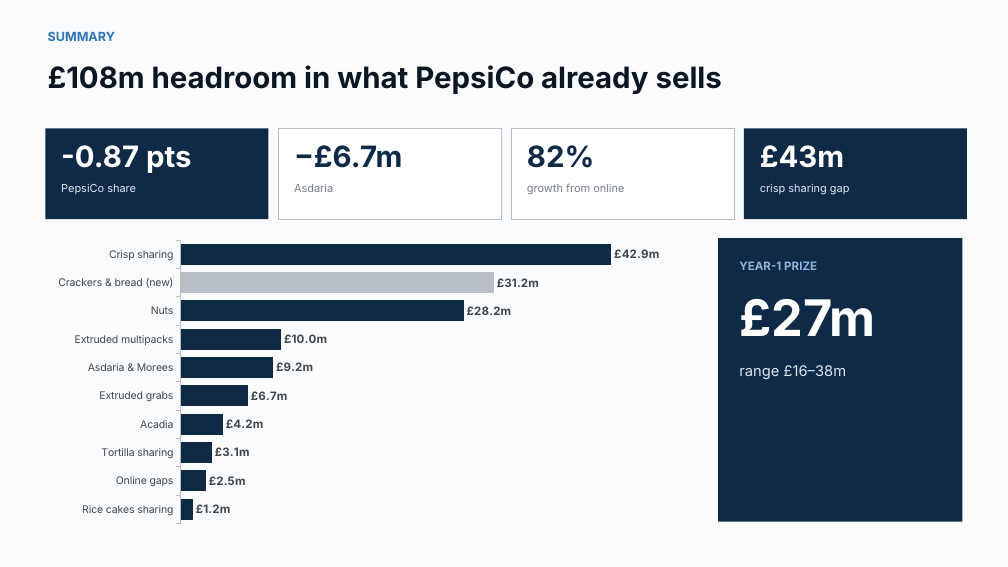
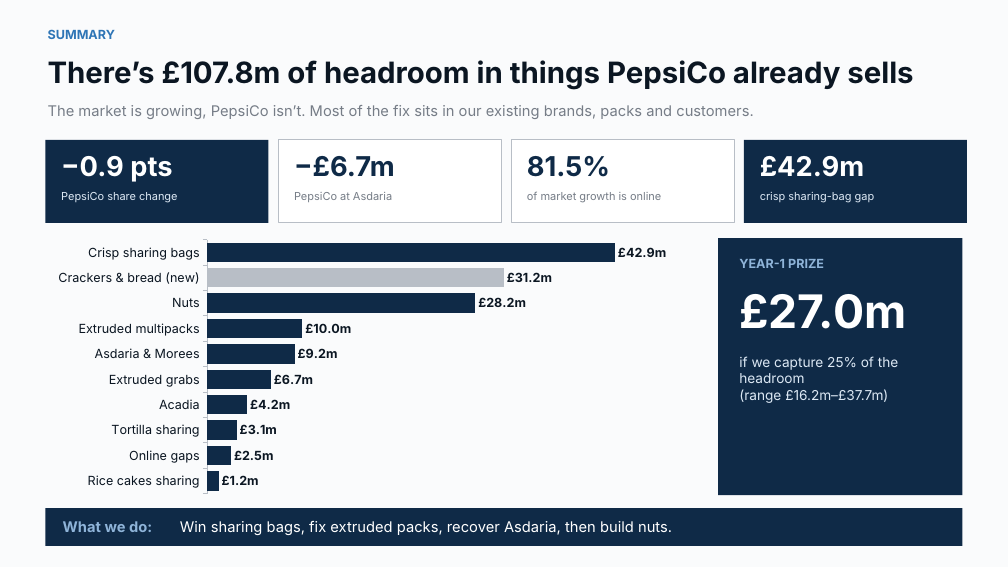
Before and after one commit to harshjunekumar/test-sample, a slide deck: slide 2 of pepsico_savoury_case/UK_Savoury_Growth_Story.pptx. Drawn at 1008x567 pixels with LibreOffice and Linux fonts; fonts in the diff are those of the drawing. Boxes give left, top, right and bottom in pixels: in the first picture for what was removed or moved away, otherwise in the second. Text is boxed around its words. In the diff, an @@ line names an element or a change of style, - is before the commit and + after.

```diff
--- a/pepsico_savoury_case/UK_Savoury_Growth_Story.pptx
+++ b/pepsico_savoury_case/UK_Savoury_Growth_Story.pptx
@@ text at bbox=[48, 60, 913, 90]: text changed @@
-£108m headroom in what PepsiCo already sells
+There’s £107.8m of headroom in things PepsiCo already sells
@@ text added at bbox=[48, 105, 753, 119], 14 pt, text #767D87 @@
+The market is growing, PepsiCo isn’t. Most of the fix sits in our existing brands, packs and customers.
@@ rectangle: place and size @@
-rectangle at bbox=[45, 129, 268, 219]
+rectangle at bbox=[45, 140, 268, 223]
@@ rectangle: place and size @@
-rectangle at bbox=[278, 129, 501, 219]
+rectangle at bbox=[278, 140, 501, 223]
@@ text "−£6.7m": place and size @@
-text "−£6.7m" at bbox=[294, 145, 402, 168]
+text "−£6.7m" at bbox=[294, 156, 395, 177]
@@ text "−£6.7m" at bbox=[294, 156, 395, 177]: size 28 to 26 pt @@
@@ rectangle: place and size @@
-rectangle at bbox=[511, 129, 734, 219]
+rectangle at bbox=[511, 140, 734, 223]
@@ text removed at bbox=[527, 145, 594, 168] @@
-82%
@@ rectangle: place and size @@
-rectangle at bbox=[744, 129, 967, 219]
+rectangle at bbox=[744, 140, 967, 223]
@@ text removed at bbox=[760, 145, 844, 168] @@
-£43m
@@ text at bbox=[61, 156, 172, 182]: text changed; size 28 to 26 pt @@
--0.87 pts
+−0.9 pts
@@ text added at bbox=[527, 156, 610, 177], 26 pt, text #0F2A47, bold @@
+81.5%
@@ text added at bbox=[760, 156, 864, 177], 26 pt, text #FFFFFF, bold @@
+£42.9m
@@ text at bbox=[61, 192, 177, 203]: text changed @@
-PepsiCo share
+PepsiCo share change
@@ text at bbox=[294, 192, 392, 202]: text changed @@
-Asdaria
+PepsiCo at Asdaria
@@ text at bbox=[527, 191, 661, 203]: text changed @@
-growth from online
+of market growth is online
@@ text at bbox=[760, 192, 875, 203]: text changed @@
-crisp sharing gap
+crisp sharing-bag gap
@@ bar chart at bbox=[45, 234, 696, 499] @@
-categories: Rice cakes sharing, Online gaps, Tortilla sharing, Acadia, Extruded grabs, Asdaria & Morees, Extruded multipacks, Nuts, Crackers & bread (new), Crisp sharing
+categories: Rice cakes sharing, Online gaps, Tortilla sharing, Acadia, Extruded grabs, Asdaria & Morees, Extruded multipacks, Nuts, Crackers & bread (new), Crisp sharing bags
@@ data labels of Series 1 changed @@
@@ category axis changed @@
@@ value axis changed @@
@@ bar spacing changed @@
@@ lettering changed @@
@@ bar chart: place and size @@
-bar chart at bbox=[45, 234, 696, 529]
+bar chart at bbox=[45, 234, 696, 499]
@@ rectangle: place and size @@
-rectangle at bbox=[718, 238, 963, 522]
+rectangle at bbox=[718, 238, 963, 495]
@@ text "YEAR-1 PRIZE" at bbox=[739, 259, 824, 268]: size 11 to 12 pt @@
@@ text at bbox=[739, 294, 906, 329]: text changed; size 14 to 44 pt; text colour #DCE8F4 to #FFFFFF; bold on @@
-range £16–38m
+£27.0m
@@ text removed at bbox=[739, 299, 876, 336] @@
-£27m
@@ text added at bbox=[739, 356, 898, 403], 13 pt, text #DCE8F4 @@
+if we capture 25% of the headroom
+(range £16.2m–£37.7m)
@@ rectangle added at bbox=[45, 508, 963, 546], fill #0F2A47 @@
@@ text added at bbox=[63, 521, 152, 532], 14 pt, text #8FB4D9, bold @@
+What we do:
@@ text added at bbox=[180, 521, 672, 535], 14 pt, text #FFFFFF @@
+Win sharing bags, fix extruded packs, recover Asdaria, then build nuts.
```
Also in this commit, not shown: 10 other slides changed, 2 slides added, 1 slide removed, 1 other file.
